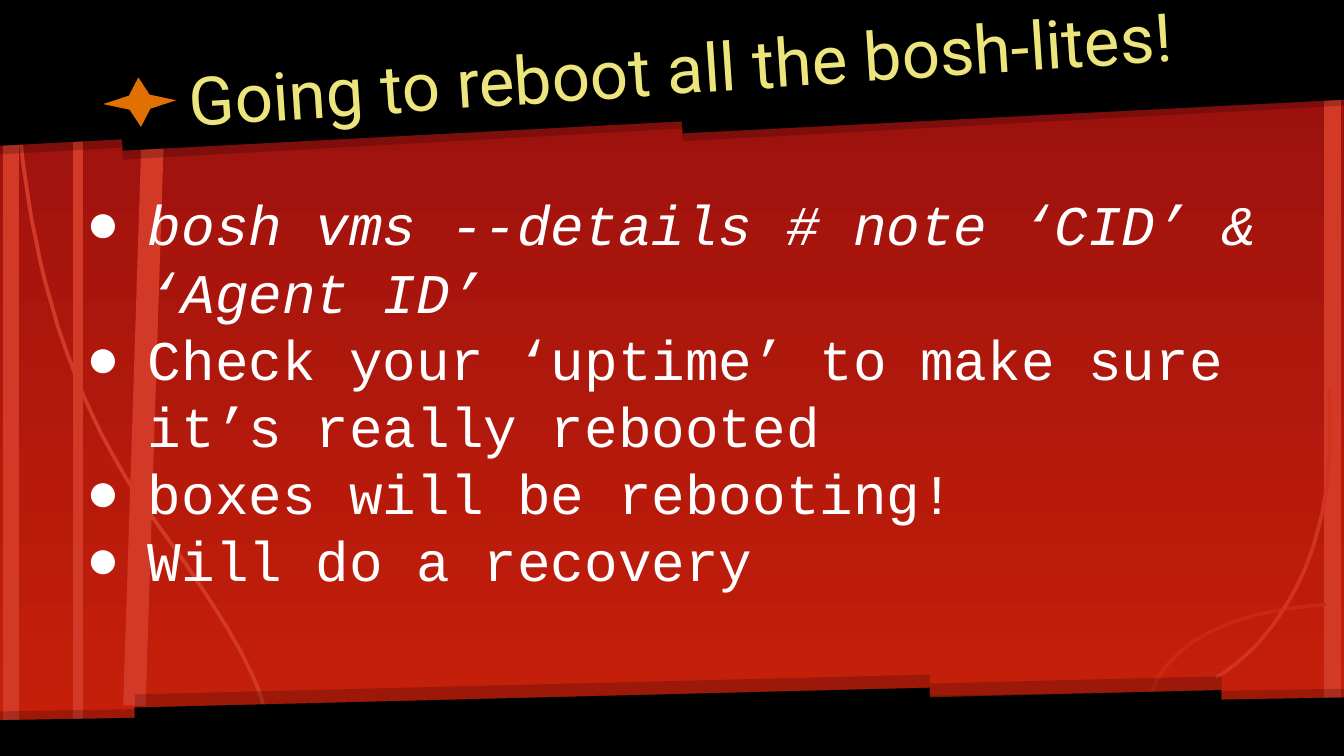
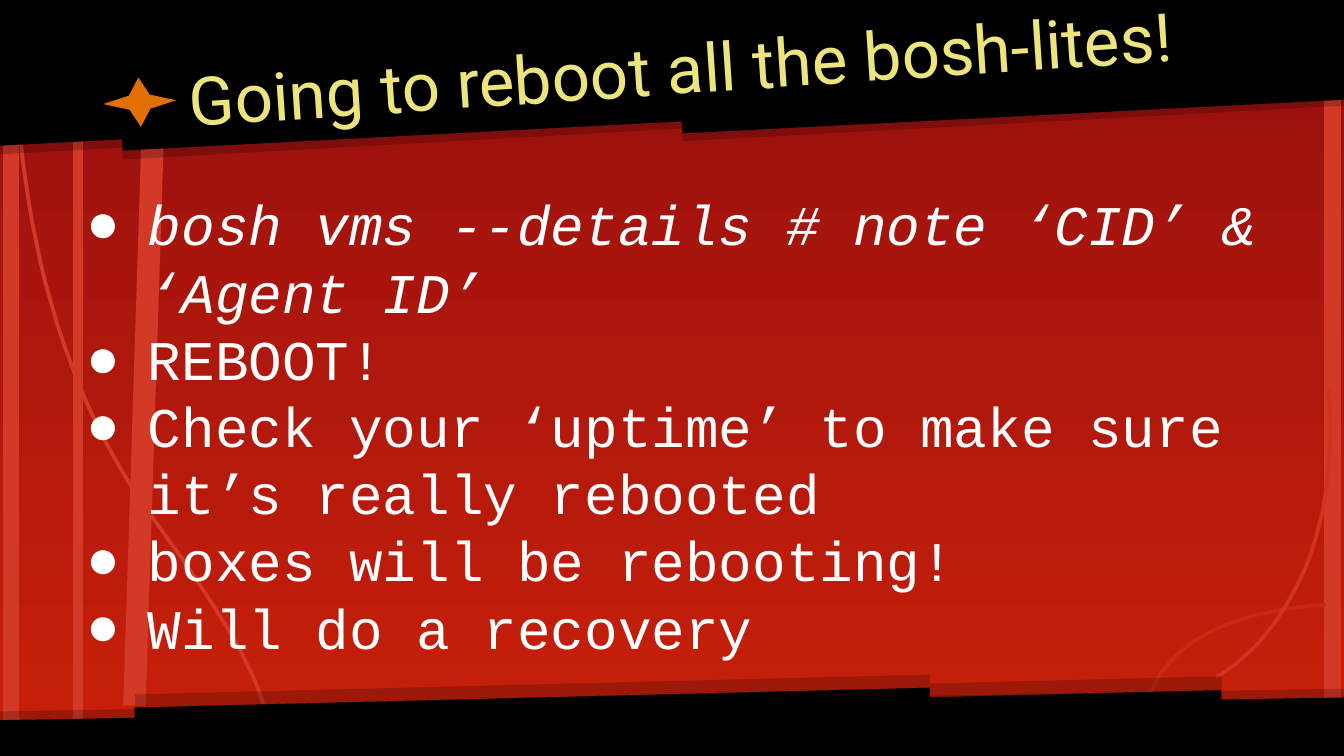
Before and after one commit to vmware-archive/bosh-classroom, a slide deck: slide 12 of slides/BOSH Hands-on Training.pptx. Drawn at 1344x756 pixels with LibreOffice and Linux fonts; fonts in the diff are those of the drawing. Boxes give left, top, right and bottom in pixels: in the first picture for what was removed or moved away, otherwise in the second. Text is boxed around its words. In the diff, an @@ line names an element or a change of style, - is before the commit and + after.

```diff
--- a/slides/BOSH Hands-on Training.pptx
+++ b/slides/BOSH Hands-on Training.pptx
@@ text at (x1=148, y1=342, x2=383, y2=381): paragraph added @@
+● REBOOT!
```
Also in this commit, not shown: 8 other slides changed, 3 slides removed, 4 other files.
